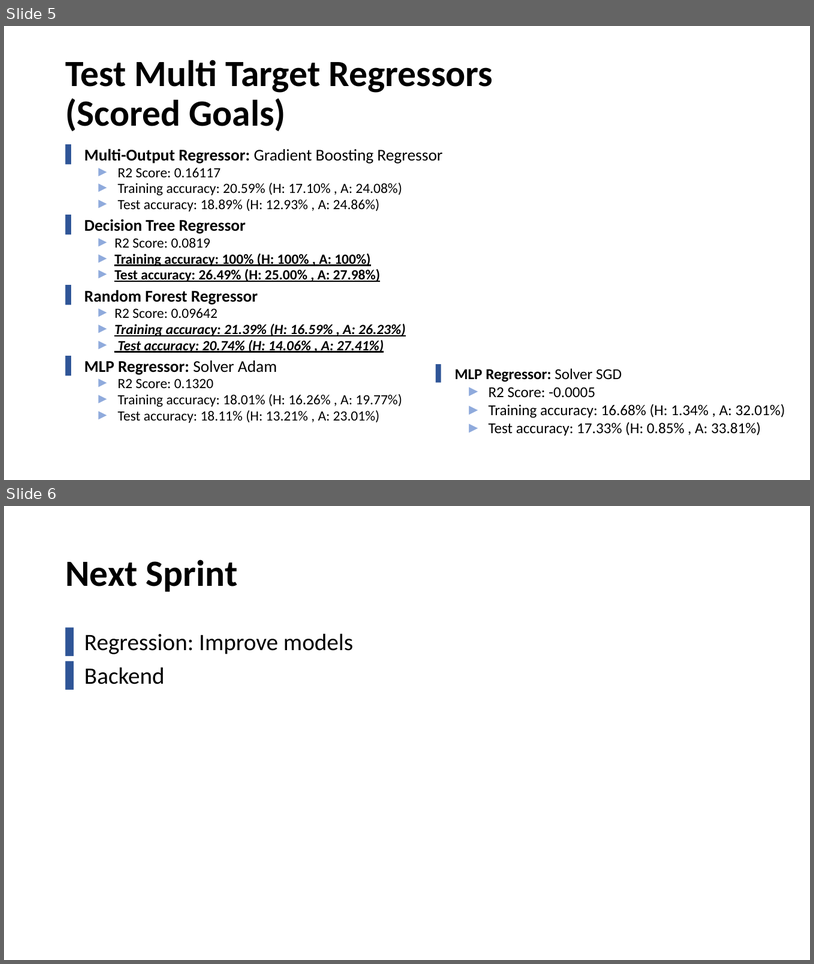
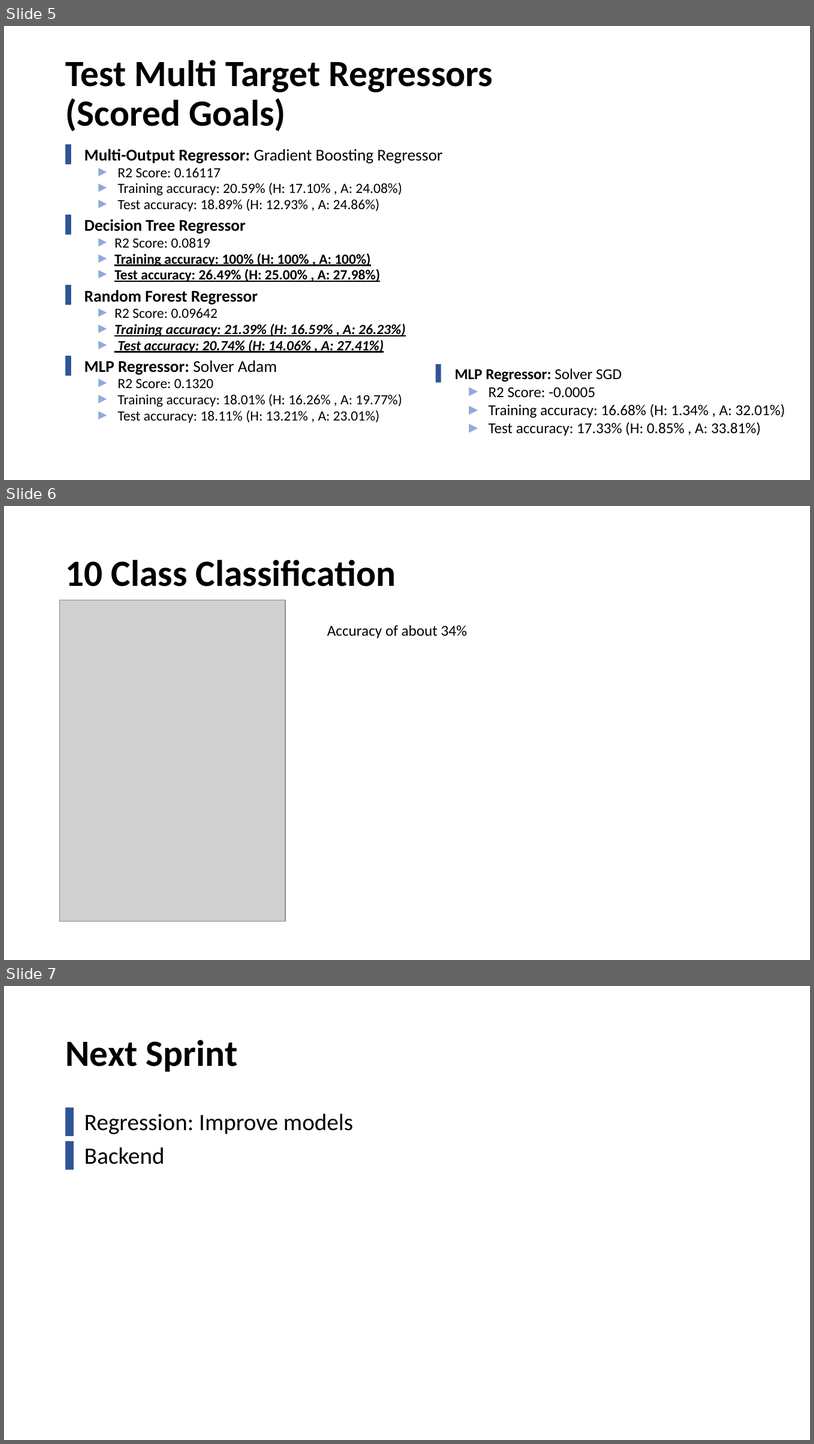
Before and after one commit to Khaledjallouli/project, a slide deck: Daily/sprint7/Sprint7_Review.pptx. Shown one above the other, each under a label of ours: slides 5 and 6 before the commit, slides 5, 6 and 7 after it. The pictures are 814x964 and 814x1444 pixels, drawn with LibreOffice and Linux fonts; fonts in the diff are those of the drawing; grey boxes stand for pictures; background and template pictures are left out. Boxes give left, top, right and bottom in pixels: in the first picture for what was removed or moved away, otherwise in the second. Text is boxed around its words. In the diff, an @@ line names an element or a change of style, - is before the commit and + after.

Commit message:
update

```diff
--- a/Daily/sprint7/Sprint7_Review.pptx
+++ b/Daily/sprint7/Sprint7_Review.pptx
@@ slide 6 added at (4, 506, 810, 960), background #FFFFFF @@
@@ title added at (65, 559, 396, 586), 44 pt, text #000000, bold @@
+10 Class Classification
@@ picture added at (60, 600, 286, 921) @@
@@ text added at (327, 625, 467, 638), 18 pt, text #000000 @@
+Accuracy of about 34%
@@ what was slide 6 is now slide 7 @@
```
